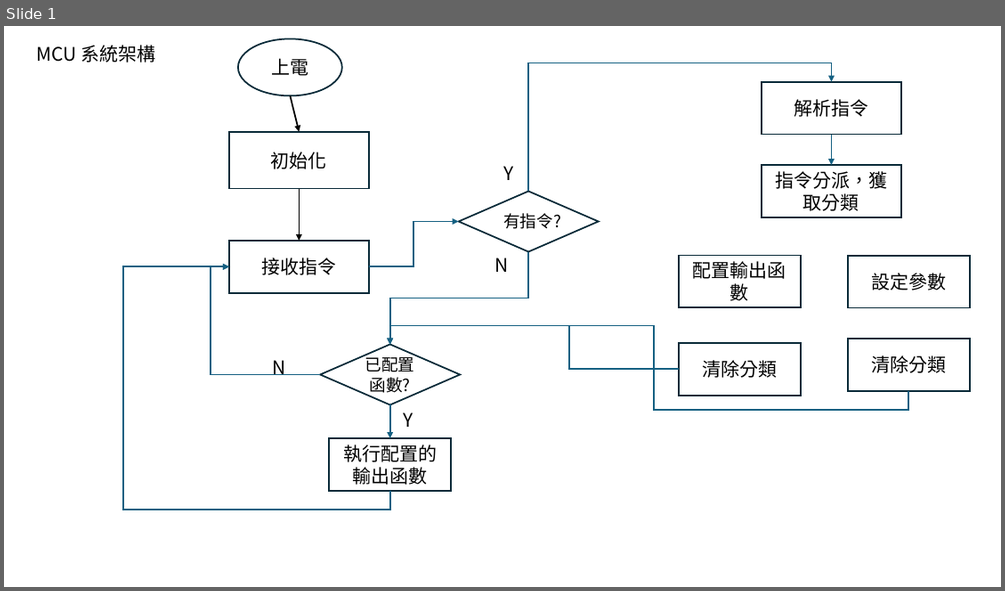
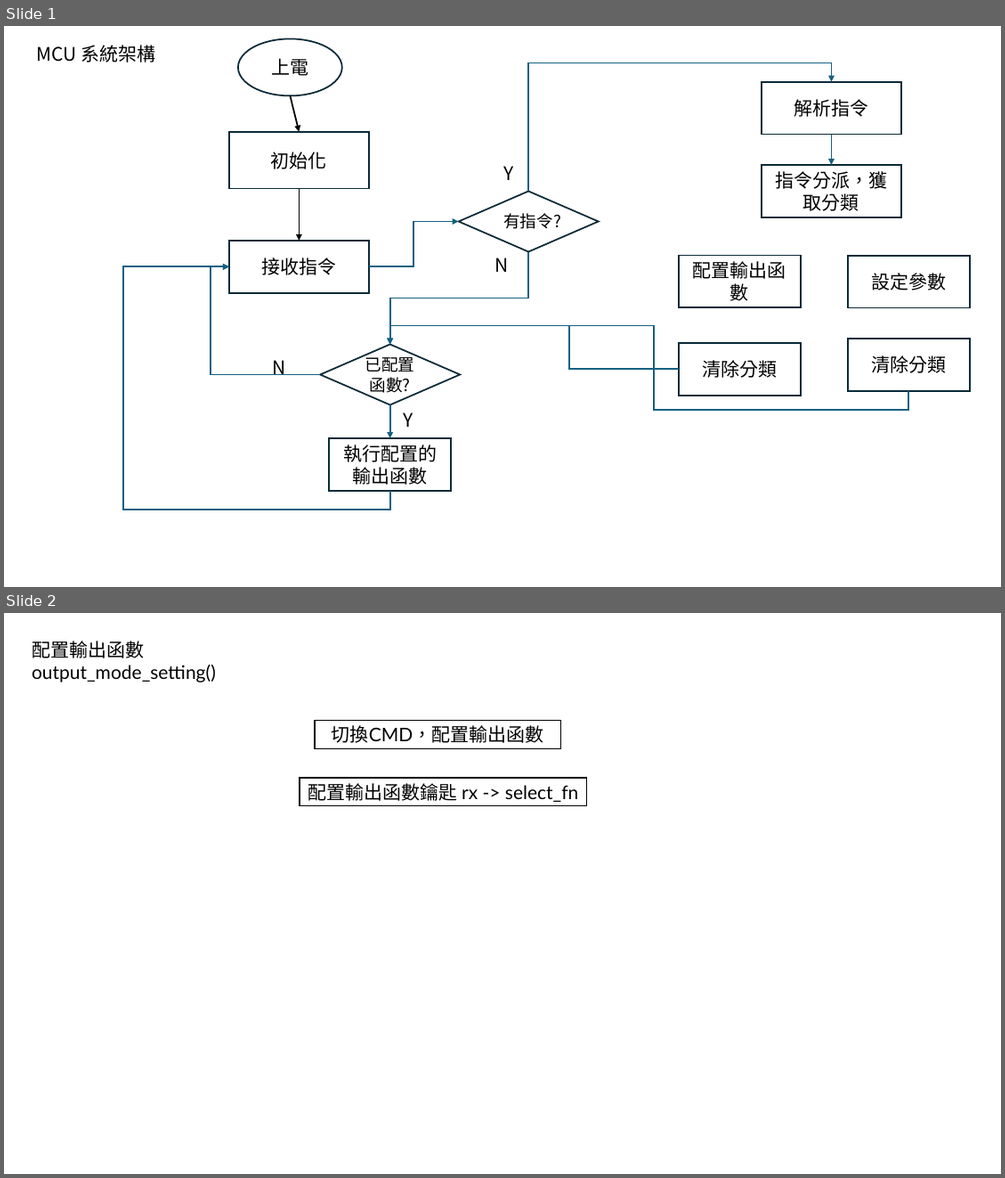
Before and after one commit to adamShiau/adamShiau_Arduino, a slide deck: HINS_MCU_V3.41/doc/system_t .pptx. Shown one above the other, each under a label of ours: slide 1 before the commit, slides 1 and 2 after it. The pictures are 1005x591 and 1005x1178 pixels, drawn with LibreOffice and Linux fonts; fonts in the diff are those of the drawing. Boxes give left, top, right and bottom in pixels: in the first picture for what was removed or moved away, otherwise in the second. Text is boxed around its words. In the diff, an @@ line names an element or a change of style, - is before the commit and + after.

```diff
--- a/HINS_MCU_V3.41/doc/system_t .pptx
+++ b/HINS_MCU_V3.41/doc/system_t .pptx
@@ slide 2 added at (x1=4, y1=613, x2=1001, y2=1174), background #FFFFFF @@
@@ text added at (x1=32, y1=641, x2=216, y2=682), 18 pt, text #000000 @@
+配置輸出函數
+output_mode_setting()
@@ rectangle added at (x1=315, y1=720, x2=560, y2=748), fill #FFFFFF, outline #000000 1.5 pt, 18 pt, text #000000 @@
+切換CMD，配置輸出函數
@@ rectangle added at (x1=300, y1=778, x2=587, y2=806), fill #FFFFFF, outline #000000 1.5 pt, 18 pt, text #000000 @@
+配置輸出函數鑰匙 rx -> select_fn
```
Also in this commit, not shown: 13 other files.
